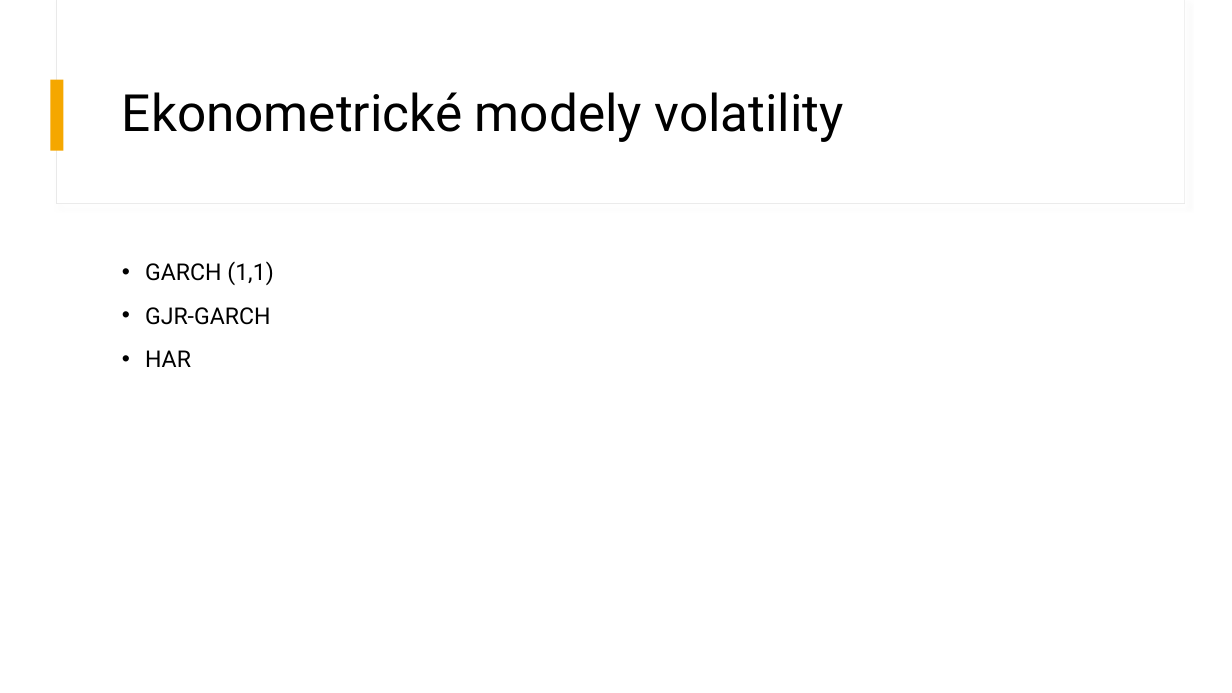
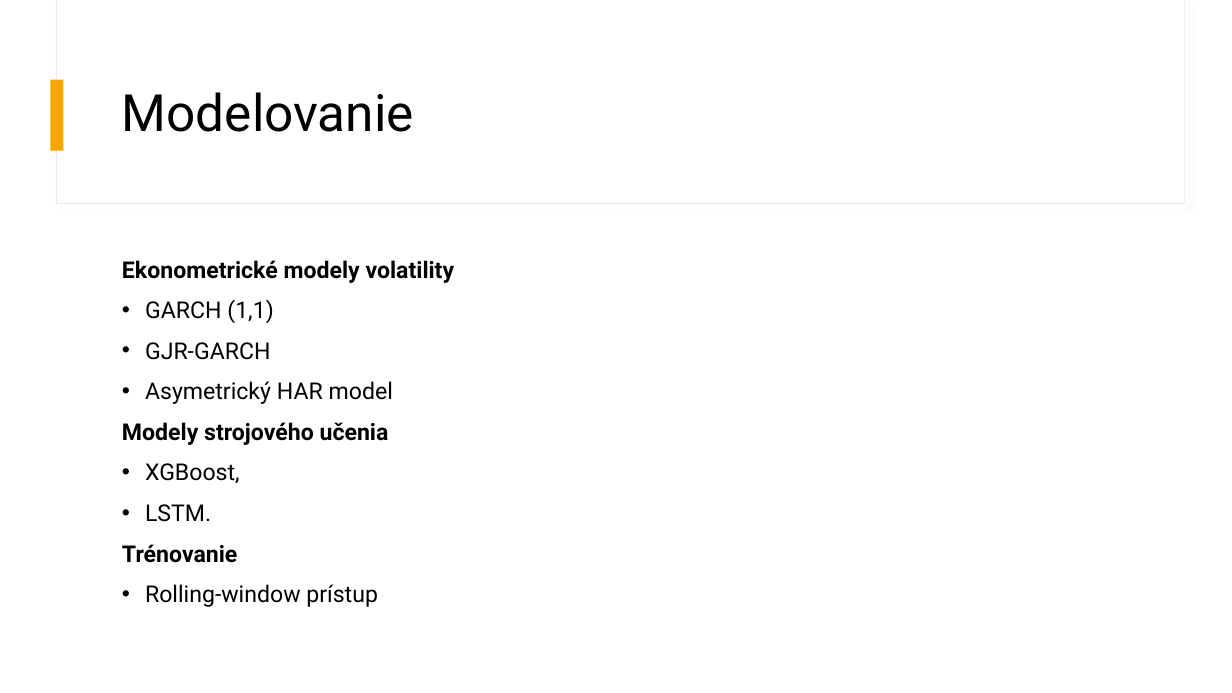
Before and after one commit to MatejLuzak/Identification-of-Patterns-of-Stock-Market-Volatility-in-the-USA-China-and-Europe-Using-AI-Methods, a slide deck: slide 7 of Identifikácia vzorov v časových radoch pre komparáciu volatility.pptx. Drawn at 1232x693 pixels with LibreOffice and Linux fonts; fonts in the diff are those of the drawing. Boxes give left, top, right and bottom in pixels: in the first picture for what was removed or moved away, otherwise in the second. Text is boxed around its words. In the diff, an @@ line names an element or a change of style, - is before the commit and + after.

```diff
--- a/Identifikácia vzorov v časových radoch pre komparáciu volatility.pptx
+++ b/Identifikácia vzorov v časových radoch pre komparáciu volatility.pptx
@@ title at (x1=122, y1=92, x2=414, y2=132): text changed @@
-Ekonometrické modely volatility
+Modelovanie
@@ text at (x1=122, y1=260, x2=455, y2=283): paragraph added @@
+Ekonometrické modely volatility
@@ text at (x1=145, y1=299, x2=273, y2=360): line spacing 1.1 to 1 @@
@@ text at (x1=122, y1=381, x2=393, y2=607): text changed @@
-• HAR
+• Asymetrický HAR model
+Modely strojového učenia
+• XGBoost,
+• LSTM.
+Trénovanie
+• Rolling-window prístup
```
Also in this commit, not shown: 1 other slide changed, 1 slide removed, 1 other file.
